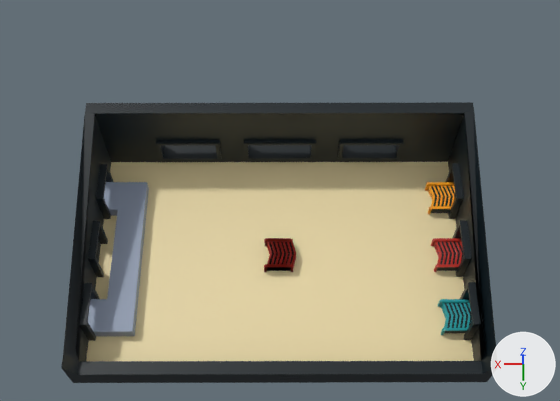
The Blender file level/odbior2.blend as it was, and as the next commit left it.
One viewpoint serves both versions: a 50 mm camera at (0.0, 26.8, 55.4) aimed at (0.0, -0.6, 8.1). Lighting does not change. The marker at lower right points along +X, +Y and +Z.

The older version as bpy lines, for what is in view:
```python
ob_nadanie_noimp = bpy.data.objects.new('nadanie-noimp', me_cube_003)
ob_nadanie_noimp.location = (14.25, -0.16, 0.0)
ob_nadanie_noimp.scale = (1.0, 1.0, 0.952)
ob_odbior1_noimp = bpy.data.objects.new('odbior1-noimp', me_cube_002)
ob_odbior1_noimp.location = (-13.25, -5.13, 0.0)
ob_odbior1_noimp.scale = (1.02, 0.951, 0.811)
ob_odbior2_col = bpy.data.objects.new('odbior2-col', me_cube_011)
ob_odbior2_col.location = (0.0, 0.0, 0.0)
ob_odbior2_col.scale = (1.02, 0.951, 0.811)
ob_odbior2_noimp_001 = bpy.data.objects.new('odbior2-noimp.001', me_cube_008)
ob_odbior2_noimp_001.location = (-13.25, 0.03, 0.0)
ob_odbior2_noimp_001.scale = (1.02, 0.951, 0.811)
ob_odbior3_noimp_001 = bpy.data.objects.new('odbior3-noimp.001', me_cube_009)
ob_odbior3_noimp_001.location = (-13.25, 5.18, 0.0)
ob_odbior3_noimp_001.scale = (1.02, 0.951, 0.811)
ob_plane_noimp = bpy.data.objects.new('Plane-noimp', me_plane)
ob_plane_noimp.location = (0.0, 0.0, 0.0)
ob_plane_noimp.scale = (15.0, 10.0, 15.0)
```
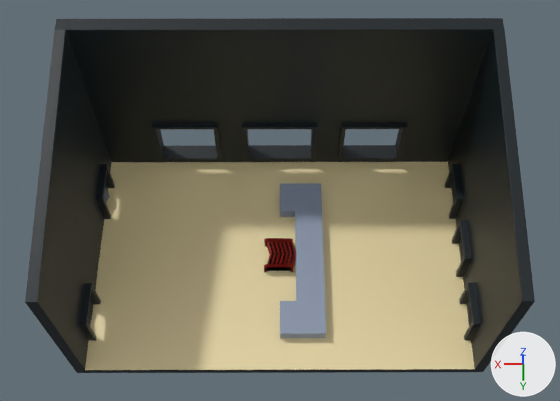
Location of each change, (x1, y1, x2, y2) in pixels of the pictures (560 x 401 px):
'level-noimp', added
    after: (25, 18, 535, 373)
    faces in mat_material_005 (black #001219): (25, 18, 535, 373)
    faces in mat_material (beige #e9d8a6): (85, 162, 475, 370)
'Plane-noimp', deleted
    before: (61, 102, 499, 383)
    faces in mat_material (beige #e9d8a6): (86, 162, 474, 361)
    faces in mat_material_005 (black #001219): (61, 102, 499, 383)
'nadanie-noimp', hidden
    before: (88, 182, 149, 336)
'e_nadanie-noimp', added
    after: (280, 183, 326, 338)
'odbior2-noimp.001', hidden
    before: (431, 238, 464, 272)
'odbior1-noimp', hidden
    before: (425, 182, 456, 214)

What changed in the scene script:
```text
Add me_plane_1:
    me_plane_1.from_pydata(...)  # 1650 vertices, 1662 faces, 6 loose edges; spans x -1.0..1.0, y -1.0..0.91, z -0.05..1.08
    # faces by material slot: [1096, 566]
    me_plane_1.materials.append(mat_material_005)  # black #001219
    me_plane_1.materials.append(mat_material)  # beige #e9d8a6
Remove ob_plane_noimp:
    ob_plane_noimp = bpy.data.objects.new('Plane-noimp', me_plane)
    ob_plane_noimp.location = (0.0, 0.0, 0.0)
    ob_plane_noimp.scale = (15.0, 10.0, 15.0)
    _m = ob_plane_noimp.modifiers.new('Mirror', 'MIRROR')
    _m = ob_plane_noimp.modifiers.new('Bevel', 'BEVEL')
    _m.width = 0.005
    _m.width_pct = 0.005
    _m.segments = 3
    _m.affect = 'VERTICES'
Change ob_odbior1_noimp:
    add ob_odbior1_noimp.hide_set(True)
Change ob_nadanie_noimp:
    add ob_nadanie_noimp.hide_set(True)
Change ob_odbior2_noimp_001:
    add ob_odbior2_noimp_001.hide_set(True)
Change ob_odbior3_noimp_001:
    ob_odbior3_noimp_001: bpy.data.objects.new('odbior3-noimp.001', me_cube_009) -> bpy.data.objects.new('odbior3-noimp.001', me_cube_012)
Add ob_e_nadanie_noimp:
    ob_e_nadanie_noimp = bpy.data.objects.new('e_nadanie-noimp', me_cube_003.copy())  # the mesh of ob_nadanie_noimp
    ob_e_nadanie_noimp.location = (0.0, 0.0, 0.0)
    ob_e_nadanie_noimp.scale = (1.0, 1.0, 0.952)
Add ob_level_noimp:
    ob_level_noimp = bpy.data.objects.new('level-noimp', me_plane_1)
    ob_level_noimp.location = (0.0, 0.0, 0.0)
    ob_level_noimp.scale = (15.0, 10.0, 15.0)
    _m = ob_level_noimp.modifiers.new('Bevel', 'BEVEL')
    _m.width = 3.8
    _m.width_pct = 3.8
    _m.segments = 3
```
